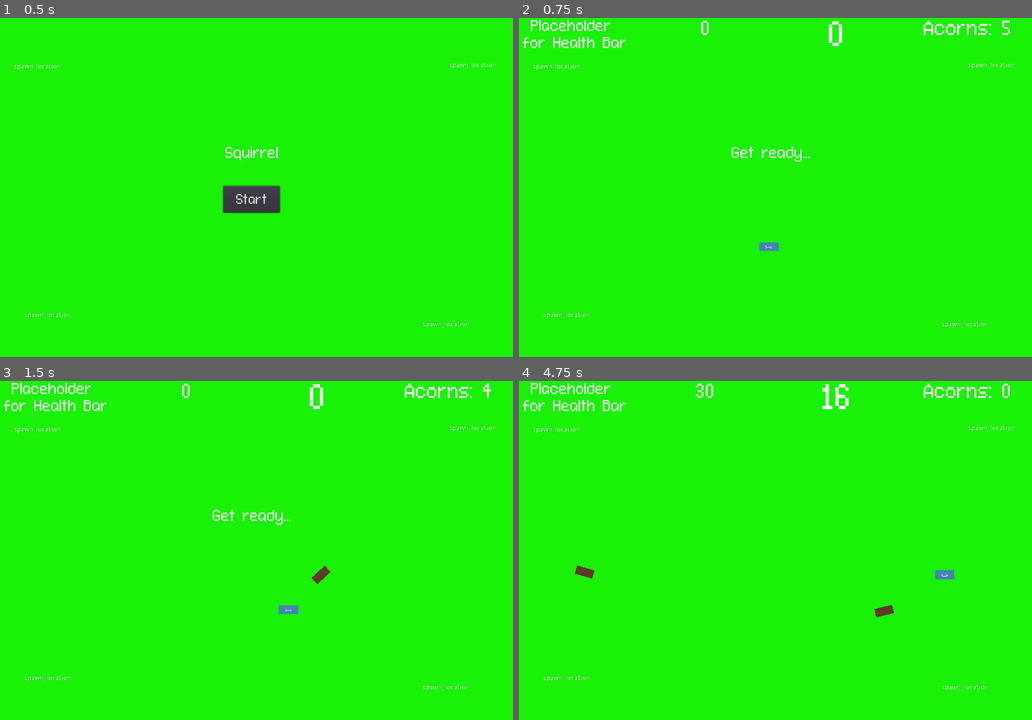
Above: before the commit, frames 1-4 (two rows, left to right).
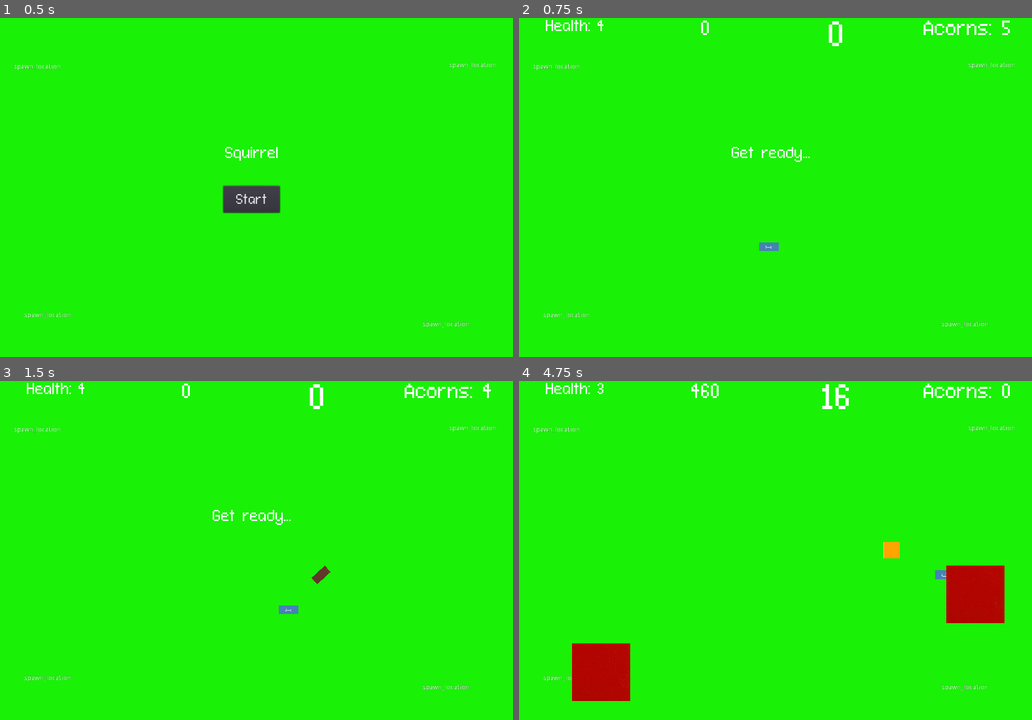
Above: after the commit, the same moments.

Repository: nygren23/2DGame_Squirrel
Game: Godot game, scene res://Main.tscn
Same seed, same stepped clock (60 frames per second), same inputs: the game is played once before the commit and once after it.
Inputs (mouse positions are in pixels of both pictures, inside the frame that each line leads up to):
- Up to frame 1 (0.5 s): no input
- Up to frame 2 (0.75 s): click "Start" at 0.5 s
- Up to frame 3 (1.5 s): tap Enter at 1.25 s; move the mouse to (364, 533) at 1.27 s; hold D (move_right) from 1.28 s (still down); click (364, 533) at 1.35 s
- Up to frame 4 (4.75 s): move the mouse to (667, 567) at 2.02 s; release D (move_right) at 2.03 s; hold S (move_down) 2.03-2.78 s; click (667, 567) at 2.1 s; move the mouse to (821, 475) at 2.77 s; hold D (move_right) 2.78-3.53 s; click (821, 475) at 2.85 s; move the mouse to (744, 618) at 3.52 s; hold W (move_up) 3.53-4.28 s; click (744, 618) at 3.6 s; move the mouse to (929, 601) at 4.27 s; hold A (move_left) from 4.28 s (still down); click (929, 601) at 4.35 s

Frame 1 is identical in both runs. In frame 2, 0.5% of the frame differs, in the area x 0-21%, y 0-9%; in frame 3, 0.5%; in frame 4, 4.9%, in the area x 0-95%, y 0-95%.

Commit message:
Added basis for acorn currency system
includes: spawn/pickup. Needs debugging regarding collision

Diff:
--- /dev/null
+++ b/Acorn.gd
@@ -0,0 +1,20 @@
+extends RigidBody2D
+
+onready var player = get_node("/root/Main/Player")
+onready var main = get_node("/root/Main")
+
+func _process(delta):
+	#if the game or round ends then the acorns despawn
+	if(main.getSafe()):
+		queue_free()
+
+#func _on_Area2D_body_entered(body):
+#	print(body.name)
+#	if body.name == "Player":
+#		queue_free()
+#		player.acorns += 1
+
+
+func _on_Area2D_area_entered(area):
+	queue_free()
+	player.acorns += 1
--- /dev/null
+++ b/Acorn.tscn
@@ -0,0 +1,35 @@
+[gd_scene load_steps=5 format=2]
+
+[ext_resource path="res://Acorn.gd" type="Script" id=1]
+[ext_resource path="res://images/acorn.png" type="Texture" id=2]
+
+[sub_resource type="RectangleShape2D" id=1]
+extents = Vector2( 17, 17 )
+
+[sub_resource type="RectangleShape2D" id=2]
+extents = Vector2( 0.17, 0.17 )
+
+[node name="Acorn" type="RigidBody2D"]
+position = Vector2( 20, 17 )
+gravity_scale = 0.0
+script = ExtResource( 1 )
+
+[node name="CollisionShape2D" type="CollisionShape2D" parent="."]
+position = Vector2( 258, 211 )
+shape = SubResource( 1 )
+
+[node name="Acorn" type="Sprite" parent="."]
+position = Vector2( 258, 211 )
+scale = Vector2( 0.15, 0.15 )
+texture = ExtResource( 2 )
+
+[node name="Area2D" type="Area2D" parent="."]
+position = Vector2( 258, 211 )
+scale = Vector2( 100, 100 )
+gravity = 0.0
+
+[node name="CollisionShape2D" type="CollisionShape2D" parent="Area2D"]
+shape = SubResource( 2 )
+
+[connection signal="area_entered" from="Area2D" to="." method="_on_Area2D_area_entered"]
+[connection signal="body_entered" from="Area2D" to="." method="_on_Area2D_body_entered"]
--- a/HUD.gd
+++ b/HUD.gd
@@ -15,6 +15,9 @@
 
 func update_time(time):
 	$TimerLabel.text = str(time)
+
+func update_health(health):
+	$HealthBarPlaceHolder.text = "Health: " + str(health)
 
 #shows updates the message displayd in the center
 func show_message(text):
--- a/Main.gd
+++ b/Main.gd
@@ -3,18 +3,20 @@
 
 export (PackedScene) var mob_scene
 export (PackedScene) var bullet
+export (PackedScene) var acorn_scene
 
 var newGame = true #If the game has just started. It is used to
 # differentiate whether it is the beggining of a round or game
 var safe = true # determines whether enemies should be spawning or not
-var spawn_array # array of all the spawn points for enemies
+var enemy_spawn_array # array of all the spawn points for enemies
+var acorn_spawn_array
 var score = 0 # current score
 
 #puts the spawn points in an array.
 func _ready():
 	randomize()
-	spawn_array = [$enemySpawnPoint0,$enemySpawnPoint1,$enemySpawnPoint2,$enemySpawnPoint3]
-
+	enemy_spawn_array = [$enemySpawnPoint0,$enemySpawnPoint1,$enemySpawnPoint2,$enemySpawnPoint3]
+	acorn_spawn_array = [$acornSpawnPoint0]
 
 # starts a new round or game.
 func new_game():
@@ -33,7 +35,8 @@
 	yield($StartTimer, "timeout")
 	$ScoreTimer.start()
 #can comment out to debug without enemies
-	#$MobTimer.start()
+	$MobTimer.start()
+	$AcornTimer.start()
 	$endOfMatchTimer.start()
 
 func new_game_cheated():
@@ -41,12 +44,20 @@
 	$Player.setHealth(999)
 	new_game()
 
+
+func take_damage():
+	if $Player.health == 0:
+		game_over()
+	else:
+		$Player.health -= 1
+
 #activates when player runs out of health
 func game_over():
 	safe = true
 	$endOfMatchTimer.stop()
 	$ScoreTimer.stop()
 	$MobTimer.stop()
+	$AcornTimer.stop()
 	$HUD.show_game_over()
 	$Music.stop()
 	$DeathSound.play()
@@ -62,12 +73,20 @@
 
 	var mob = mob_scene.instance()
 	get_parent().add_child(mob)
-	mob.position = spawn_array[my_random_number].global_position
+	mob.position = enemy_spawn_array[my_random_number].global_position
+
+#spawns acorns on Timer - only spawns from one position for now
+func _on_AcornTimer_timeout():
+	var acorn = acorn_scene.instance()
+	get_parent().add_child(acorn)
+	acorn.position = acorn_spawn_array[0].global_position
+
 
 #adds ten to the score for every second the player lives
 func _on_ScoreTimer_timeout():
-	score += 10
+	score += 20
 	$HUD.update_score(score)
+
 
 #plays when the match is over.
 func _on_endOfMatchTimer_timeout():
@@ -75,6 +94,7 @@
 	$endOfMatchTimer.stop()
 	$ScoreTimer.stop()
 	$MobTimer.stop()
+	$AcornTimer.stop()
 	$HUD.show_round_over()
 	$Music.stop()
 	$Player.setGameStart()
@@ -85,6 +105,7 @@
 		$HUD.show_all()
 		$HUD.update_time(int($endOfMatchTimer.time_left))
 		$HUD.update_acorns($Player.acorns)
+		$HUD.update_health($Player.health)
 	else:
 		$HUD.hide_all()
 		if Input.is_action_just_pressed("cheat_code"):
--- a/Main.tscn
+++ b/Main.tscn
@@ -1,15 +1,17 @@
-[gd_scene load_steps=6 format=2]
+[gd_scene load_steps=7 format=2]
 
 [ext_resource path="res://Main.gd" type="Script" id=1]
 [ext_resource path="res://Mob.tscn" type="PackedScene" id=2]
 [ext_resource path="res://Player.tscn" type="PackedScene" id=3]
 [ext_resource path="res://HUD.tscn" type="PackedScene" id=4]
 [ext_resource path="res://Bullet.tscn" type="PackedScene" id=5]
+[ext_resource path="res://Acorn.tscn" type="PackedScene" id=6]
 
 [node name="Main" type="Node"]
 script = ExtResource( 1 )
 mob_scene = ExtResource( 2 )
 bullet = ExtResource( 5 )
+acorn_scene = ExtResource( 6 )
 
 [node name="background" type="ColorRect" parent="."]
 anchor_right = 1.0
@@ -26,6 +28,9 @@
 
 [node name="StartTimer" type="Timer" parent="."]
 one_shot = true
+
+[node name="AcornTimer" type="Timer" parent="."]
+wait_time = 2.0
 
 [node name="Player" parent="." instance=ExtResource( 3 )]
 position = Vector2( -40, 61 )
@@ -51,6 +56,9 @@
 
 [node name="enemySpawnPoint3" type="Position2D" parent="."]
 position = Vector2( 91, 101 )
+
+[node name="acornSpawnPoint0" type="Position2D" parent="."]
+position = Vector2( 533, 138 )
 
 [node name="spawn_marker0" type="Label" parent="."]
 margin_left = 50.0
@@ -83,6 +91,7 @@
 [connection signal="timeout" from="endOfMatchTimer" to="." method="_on_endOfMatchTimer_timeout"]
 [connection signal="timeout" from="MobTimer" to="." method="_on_MobTimer_timeout"]
 [connection signal="timeout" from="ScoreTimer" to="." method="_on_ScoreTimer_timeout"]
-[connection signal="hit" from="Player" to="." method="game_over"]
+[connection signal="timeout" from="AcornTimer" to="." method="_on_AcornTimer_timeout"]
+[connection signal="hit" from="Player" to="." method="take_damage"]
 [connection signal="start_game" from="HUD" to="." method="new_game"]
 [connection signal="start_game_cheated" from="HUD" to="." method="new_game_cheated"]
--- a/Mob.tscn
+++ b/Mob.tscn
@@ -21,9 +21,8 @@
 "speed": 5.0
 } ]
 
-[sub_resource type="CapsuleShape2D" id=2]
-radius = 45.7144
-height = 25.7142
+[sub_resource type="RectangleShape2D" id=4]
+extents = Vector2( 59.2853, 60.0004 )
 
 [sub_resource type="RectangleShape2D" id=3]
 extents = Vector2( 60.7143, 60 )
@@ -43,8 +42,9 @@
 animation = "walk"
 
 [node name="CollisionShape2D" type="CollisionShape2D" parent="."]
+position = Vector2( 1.42859, -0.714233 )
 rotation = 1.57079
-shape = SubResource( 2 )
+shape = SubResource( 4 )
 
 [node name="VisibilityNotifier2D" type="VisibilityNotifier2D" parent="."]
 position = Vector2( -4.76837e-07, 0.714286 )
@@ -56,7 +56,7 @@
 collision_mask = 10
 
 [node name="CollisionShape2D" type="CollisionShape2D" parent="hitbox"]
-position = Vector2( 0.714264, 6.10352e-05 )
+position = Vector2( 0, 6.10352e-05 )
 scale = Vector2( 0.999999, 0.999999 )
 shape = SubResource( 3 )
 
--- a/Player.gd
+++ b/Player.gd
@@ -69,7 +69,8 @@
 #detects when the player is hit by an enemy.
 #they die automatically
 func _on_Player_body_entered(body):
-	hide()
+	#allowing health system - not one hit kill
+	#hide()
 	$CollisionShape2D.set_deferred("disabled", true)
 	emit_signal("hit")
 
--- a/Player.tscn
+++ b/Player.tscn
@@ -39,6 +39,7 @@
 position = Vector2( 0, -1 )
 rotation = -0.00604433
 shape = SubResource( 2 )
+disabled = true
 
 [node name="Position2D" type="Position2D" parent="."]
 position = Vector2( 107, -7 )
Not shown, removed: .mono/metadata/ide_messaging_meta.txt
Binary file added: images/acorn.png
Not shown, added: images/acorn.png.import
